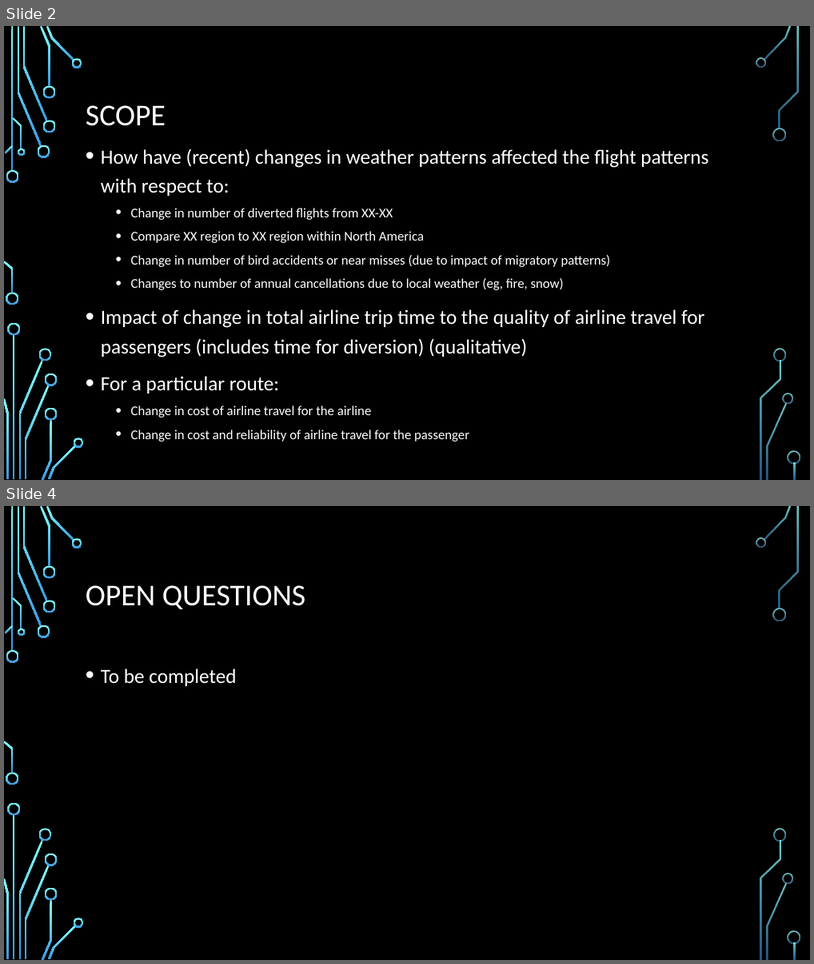
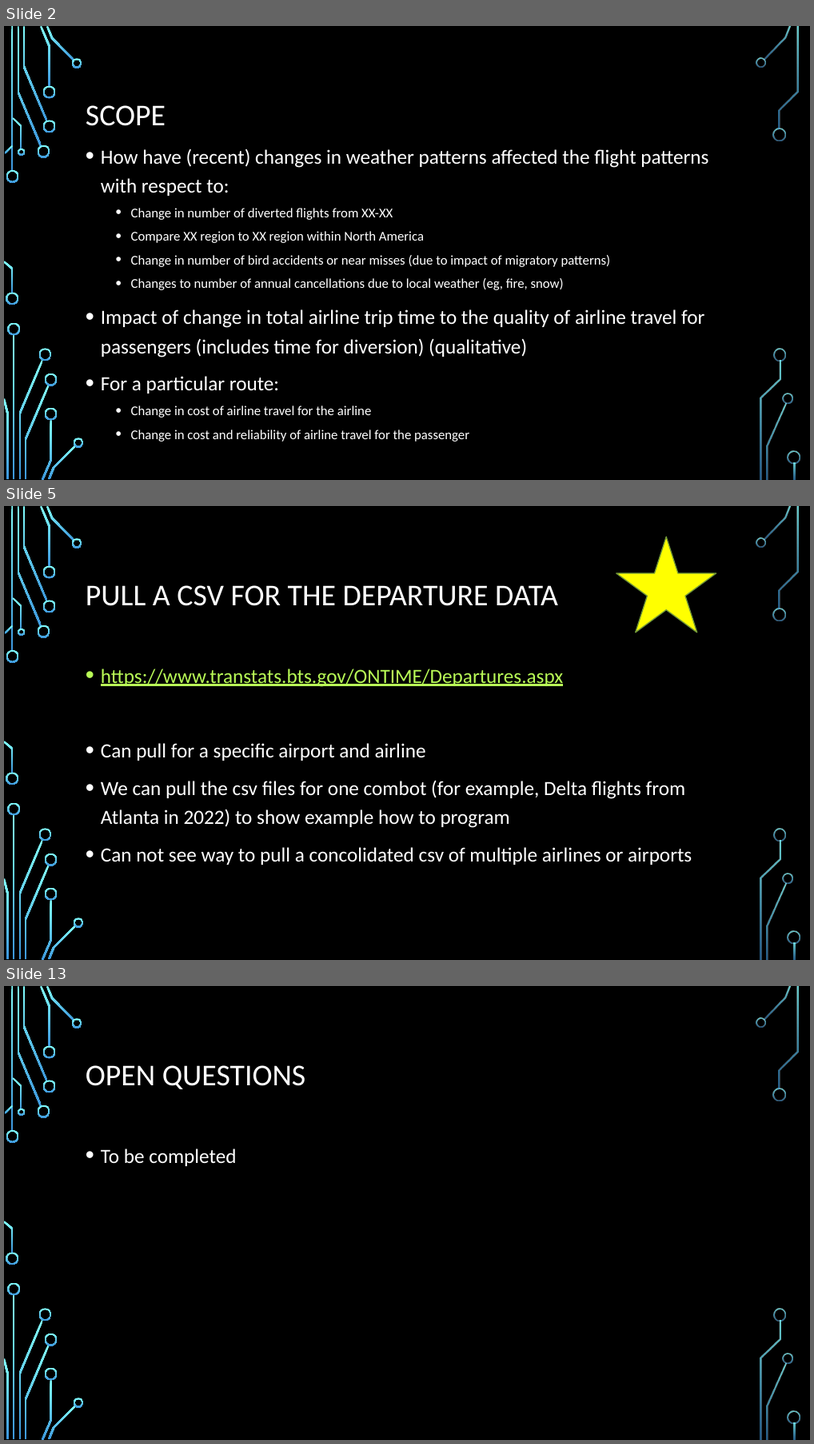
Before and after one commit to Tawn-Scotton/Team_3_Project_1, a slide deck: Team_3_Air_Travel_Weather_Satisfaction.pptx. Shown one above the other, each under a label of ours: slides 2 and 4 before the commit, slides 2, 5 and 13 after it; the slides between them are not shown. The pictures are 814x964 and 814x1444 pixels, drawn with LibreOffice and Linux fonts; fonts in the diff are those of the drawing; background and template pictures are left out. Boxes give left, top, right and bottom in pixels: in the first picture for what was removed or moved away, otherwise in the second. Text is boxed around its words. In the diff, an @@ line names an element or a change of style, - is before the commit and + after.

```diff
--- a/Team_3_Air_Travel_Weather_Satisfaction.pptx
+++ b/Team_3_Air_Travel_Weather_Satisfaction.pptx
@@ slide 5 added at (4, 506, 810, 960), background picture (left out); not listed: 36 template elements that a slide beside it also shows @@
@@ star added at (617, 537, 717, 632), fill #FFFF00, outline #729838 1.25 pt @@
@@ title added at (86, 585, 558, 606), 36 pt, text #FFFFFF @@
+PULL A CSV FOR THE DEPARTURE DATA
@@ text added at (101, 668, 692, 864), 24 pt, text #FFFFFF @@
+• https://www.transtats.bts.gov/ONTIME/Departures.aspx
+• Can pull for a specific airport and airline
+• We can pull the csv files for one combot (for example, Delta flights from Atlanta in 2022) to show example how to program
+• Can not see way to pull a concolidated csv of multiple airlines or airports
@@ what was slide 4 is now slide 13 @@
```
Also in this commit, not shown: 1 slide changed, 8 other slides added, 3 other files.
